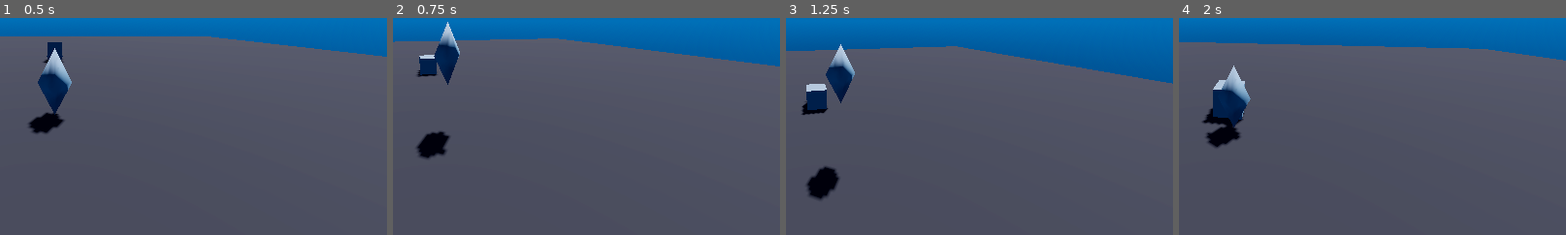
Above: before the commit, frames 1-4 (left to right).
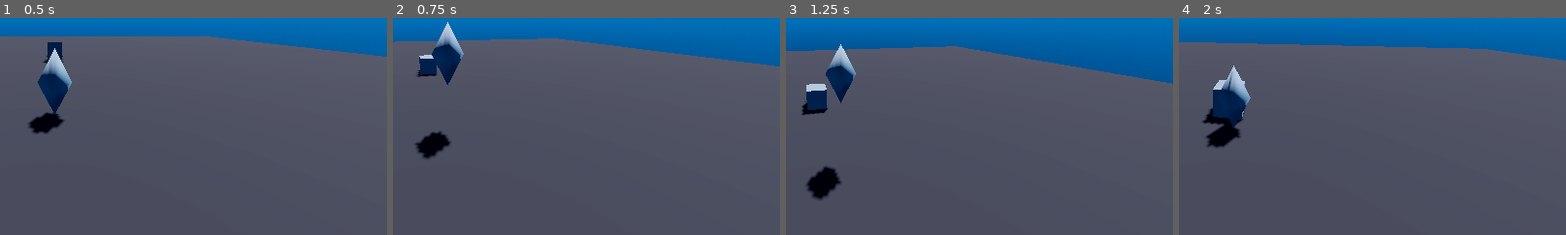
Above: after the commit, the same moments.

Repository: Teypos/CutlassClash
Game: Godot game, scene res://main.tscn
The game is run twice, just before and just after one commit, with the same random seed, the same clock (stepped at 60 frames per second) and the same inputs.
Inputs (mouse positions are % of the whole screen's width and height, from its top left):
- Up to frame 1 (0.5 s): no input
- Up to frame 2 (0.75 s): tap Enter (ui_accept) at 0.5 s; move the mouse to (55, 50) at 0.52 s; hold Up (ui_up) from 0.53 s (still down)
- Up to frame 3 (1.25 s): keep holding Up (ui_up); tap Enter (ui_accept) at 0.77 s
- Up to frame 4 (2 s): keep holding Up (ui_up); move the mouse to (45, 50) at 1.27 s; tap Enter (ui_accept) at 1.52 s
The pictures show only the part of the screen within x 43-93%, y 42-92%; the shares and areas given below are measured in that part.

Frame 1 is identical in both runs. In frame 2, 0.5% of the frame differs, in the area x 5-19%, y 3-64%; in frame 3, 0.1%; in frame 4, 0.2%.

Commit message:
camerafix alphinal

Diff:
--- a/char.gd
+++ b/char.gd
@@ -6,6 +6,7 @@
 @onready var cam_target = $cam_controller/cam_target
 @onready var pitch = $cam_controller/cam_target/Pitch
 @onready var camera3D = $cam_controller/cam_target/Pitch/Camera3D
+
 
 func _physics_process(delta: float) -> void:
 	# Add the gravity.
@@ -28,6 +29,7 @@
 		velocity.z = move_toward(velocity.z, 0, SPEED)
 
 	move_and_slide()
+	$MeshInstance3D.rotation.y = lerp($MeshInstance3D.rotation.y, $cam_controller/cam_target.rotation.y, 0.06)
 
 	#cam handle
 	var camera_position = $cam_controller.position
@@ -36,4 +38,4 @@
 	camera_position.y = lerp(camera_position.y, position.y, 0.05)
 	$cam_controller.position = camera_position
 
-	$MeshInstance3D.rotation.y = lerp($MeshInstance3D.rotation.y, input_dir.angle(), 0.1)
+	#$MeshInstance3D.rotation.y = lerp_angle( $MeshInstance3D.rotation.y, input_dir.angle(), 0.1)
--- a/char.tscn
+++ b/char.tscn
@@ -24,7 +24,6 @@
 script = ExtResource("2_hs5vj")
 
 [node name="cam_target" type="Node3D" parent="cam_controller"]
-transform = Transform3D(1, 0, 0, 0, 1, 0, 0, 0, 1, 0, 0, 0)
 
 [node name="Pitch" type="Node3D" parent="cam_controller/cam_target"]
 
--- a/main.tscn
+++ b/main.tscn
@@ -58,11 +58,9 @@
 transform = Transform3D(1, 0, 0, 0, 0.870278, 0.49256, 0, -0.49256, 0.870278, 0, 1.94821, -7.20001)
 
 [node name="MeshInstance3D" type="MeshInstance3D" parent="RigidBody3D"]
-transform = Transform3D(1, 0, 0, 0, 1, 0, 0, 0, 1, 0, 0, 0)
 mesh = SubResource("BoxMesh_ig7tw")
 
 [node name="CollisionShape3D" type="CollisionShape3D" parent="RigidBody3D"]
-transform = Transform3D(1, 0, 0, 0, 1, 0, 0, 0, 1, 0, 0, 0)
 shape = SubResource("ConvexPolygonShape3D_0xm2m")
 
 [node name="CharacterBody3D" parent="." instance=ExtResource("2_0xm2m")]
